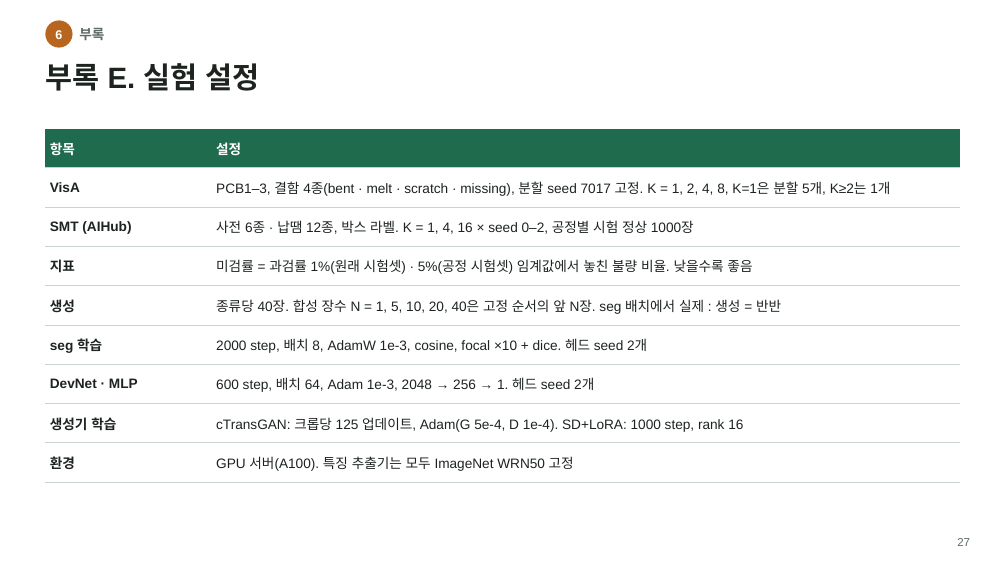
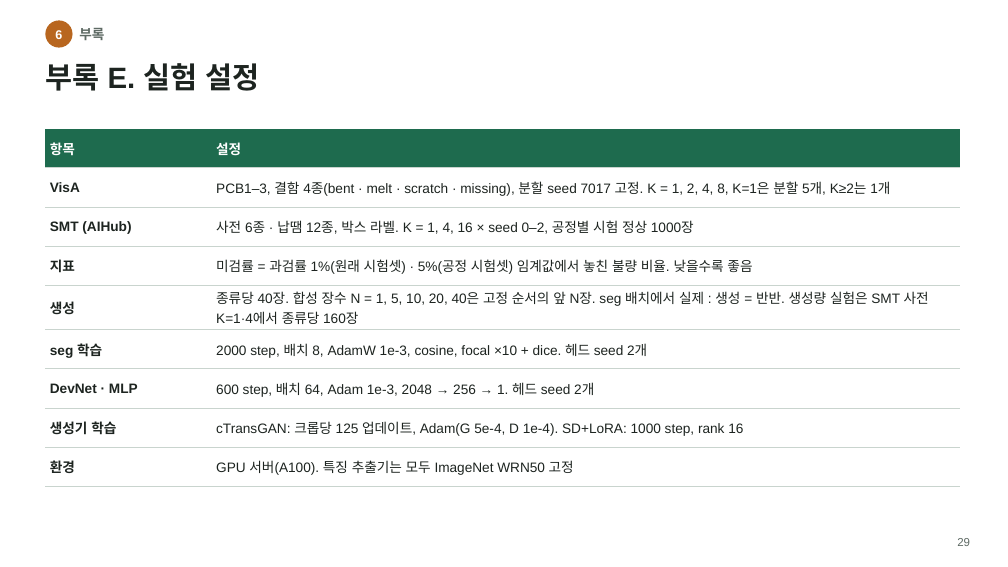
Before and after one commit to Junho-YEO-maker/26_2_DeepLearning, a slide deck: slide 29 of PCB_AD_presentation.pptx (slide 27 before the commit). Drawn at 1008x567 pixels with LibreOffice and Linux fonts; fonts in the diff are those of the drawing. Boxes give left, top, right and bottom in pixels: in the first picture for what was removed or moved away, otherwise in the second. Text is boxed around its words. In the diff, an @@ line names an element or a change of style, - is before the commit and + after.

```diff
--- a/PCB_AD_presentation.pptx
+++ b/PCB_AD_presentation.pptx
@@ table at [45, 129, 960, 482] @@
-row 5, column 2: 종류당 40장. 합성 장수 N = 1, 5, 10, 20, 40은 고정 순서의 앞 N장. seg 배치에서 실제 : 생성 = 반반
+row 5, column 2: 종류당 40장. 합성 장수 N = 1, 5, 10, 20, 40은 고정 순서의 앞 N장. seg 배치에서 실제 : 생성 = 반반. 생성량 실험은 SMT 사전 K=1·4에서 종류당 160장
@@ text at [957, 538, 970, 546]: text changed @@
-27
+29
```
Also in this commit, not shown: 14 other slides changed, 2 slides added, 25 other files.
